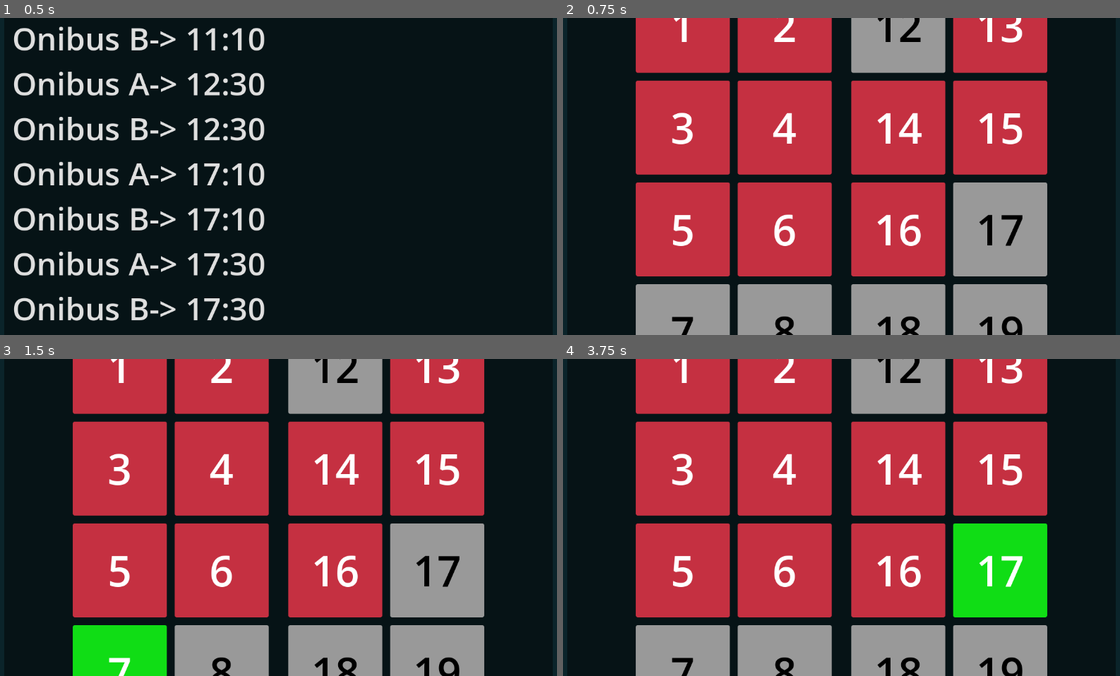
Above: before the commit, frames 1-4 (two rows, left to right).
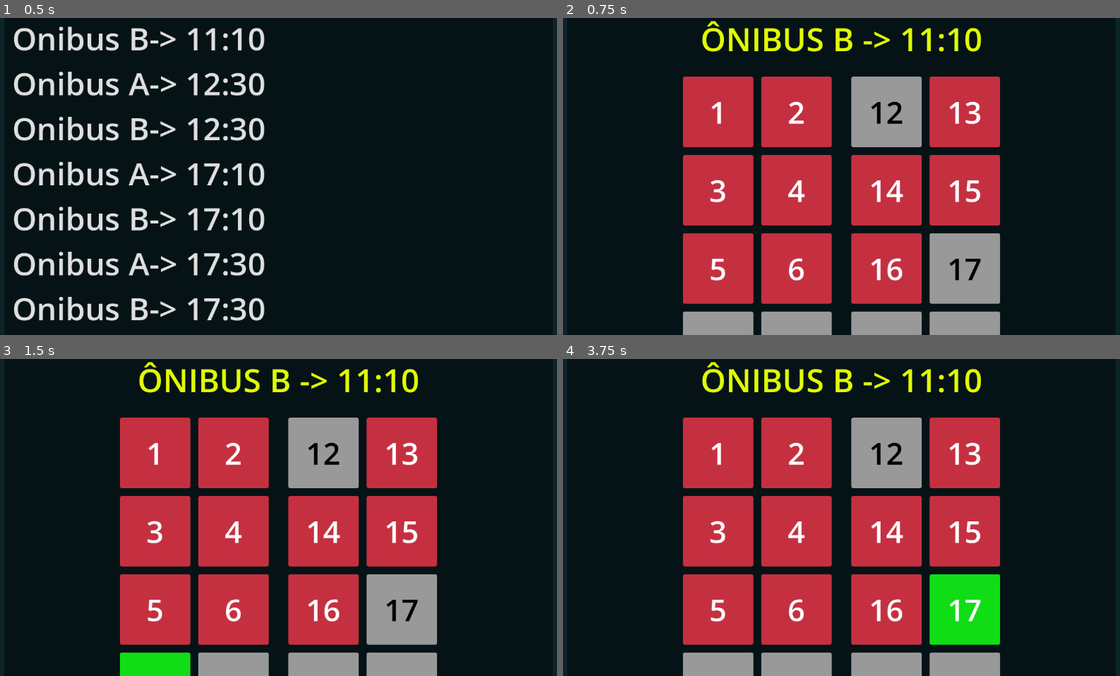
Above: after the commit, the same moments.

Repository: DOGamedev5/IHCRotasIFCE
Game: Godot game, scene res://src/mobileMain/main.tscn
Same seed, same stepped clock (60 frames per second), same inputs: the game is played once before the commit and once after it. This scene is started directly instead of the project's main scene.
Inputs (mouse positions are in pixels of both pictures, inside the frame that each line leads up to):
- Up to frame 1 (0.5 s): no input
- Up to frame 2 (0.75 s): click "Onibus B-> 11:10" at 0.5 s
- Up to frame 3 (1.5 s): click (122, 672) at 1.25 s, where only the run before the commit has a clickable "7"
- Up to frame 4 (3.75 s): click "12" at 2 s; click (785, 672) at 2.75 s, where only the run before the commit has a clickable "8"; click "17" at 3.5 s

Frame 1 is identical in both runs. In frame 2, 44% of the frame differs, in the area x 13-87%, y 0-100%; in frame 3, 45%; in frame 4, 45%.
Error in both runs: Invalid call. Nonexistent function 'isAluno' in base 'Control (main.gd)'. (res://src/reservasVisualize/acentos.gd:29)

Commit message:
mobile adjust and rotas system]

Diff:
--- a/src/desktopMain/main.tscn
+++ b/src/desktopMain/main.tscn
@@ -55,6 +55,12 @@
 corner_radius_bottom_left = 8
 expand_margin_left = 4.0
 expand_margin_right = 4.0
+
+[sub_resource type="StyleBoxLine" id="StyleBoxLine_l7oil"]
+color = Color(0.9817568, 1, 0.22658296, 0.68600005)
+grow_begin = -16.0
+grow_end = -16.0
+vertical = true
 
 [sub_resource type="StyleBoxFlat" id="StyleBoxFlat_dg77c"]
 bg_color = Color(0, 0.41570994, 0.2305767, 1)
@@ -217,6 +223,11 @@
 [node name="list" type="VBoxContainer" parent="MarginContainer/VBoxContainer/visualize/rotasInfo/margin" unique_id=283445893]
 layout_mode = 2
 
+[node name="ColorRect" type="VSeparator" parent="MarginContainer/VBoxContainer/visualize/rotasInfo" unique_id=817595376]
+layout_mode = 2
+theme_override_constants/separation = 6
+theme_override_styles/separator = SubResource("StyleBoxLine_l7oil")
+
 [node name="rotaInfo" type="MarginContainer" parent="MarginContainer/VBoxContainer/visualize/rotasInfo" unique_id=1953457855]
 layout_mode = 2
 size_flags_horizontal = 3
@@ -243,6 +254,11 @@
 - Predio do Padre (ponto de onibus)
 - Posto Acopiara
 - Nossa Senhora Aparecida"
+
+[node name="ColorRect2" type="VSeparator" parent="MarginContainer/VBoxContainer/visualize/rotasInfo" unique_id=1508144598]
+layout_mode = 2
+theme_override_constants/separation = 6
+theme_override_styles/separator = SubResource("StyleBoxLine_l7oil")
 
 [node name="acentos" parent="MarginContainer/VBoxContainer/visualize/rotasInfo" unique_id=1835582175 instance=ExtResource("3_h2yge")]
 layout_mode = 2
@@ -280,6 +296,7 @@
 [color=orange]Feriado: [/color] Os onibus não irão fazer a rota no proximo feriado no dia DD/MM/AAAA, portanto não haverá aulas nesse dia."
 
 [node name="login" type="ColorRect" parent="." unique_id=455110791]
+visible = false
 layout_mode = 1
 anchors_preset = 15
 anchor_right = 1.0
--- a/src/reservasVisualize/acentoButton/acento_button.gd
+++ b/src/reservasVisualize/acentoButton/acento_button.gd
@@ -4,8 +4,8 @@
 
 func _ready() -> void:
 	if ProjectSettings.get("global/isMobile"):
-		add_theme_font_size_override("font_size", 86)
-		custom_minimum_size = Vector2(48*4, 48*4)
+		add_theme_font_size_override("font_size", 62)
+		custom_minimum_size = Vector2(48*3, 48*3)
 
 func setup(id : int, occupied : bool, reserved : bool):
 	text = str(id)
--- a/src/reservasVisualize/acentos.gd
+++ b/src/reservasVisualize/acentos.gd
@@ -17,7 +17,7 @@
 func _ready() -> void:
 	if ProjectSettings.get("global/isMobile"):
 		textName.add_theme_font_size_override("font_size", 48+18)
-		reservBtn.add_theme_font_size_override("font_size", 36+18)
+		reservBtn.add_theme_font_size_override("font_size", 36+18+9)
 
 func setup(info : RotaObject, id : int):
 	textName.text = "ÔNIBUS {0} -> {1}".format([info.nome, info.horario])
--- a/src/rotasInfo.gd
+++ b/src/rotasInfo.gd
@@ -21,6 +21,31 @@
 
 @export var reservarAcentos : Control
 
+@onready var rotasOnibus := {
+	"A" : [
+		"Nova Acopiara",
+		"Centro de Nutrição de Acopiara",
+		"Posto desativado",
+		"Predio do Padre",
+		"Posto Acopiara",
+		"Posto Ipiranga",
+		"Nossa senhora Aparecida",
+		"IFCE - destino Final"
+	],
+	"B" : [
+		"Vila Esperança",
+		"Praça",
+		"Centro de Acopiara",
+		"Liceu",
+		"Rodoviaria",
+		"Posto Ipiranga",
+		"Nossa senhora Aparecida",
+		"IFCE - destino Final"
+	]
+}
+
+@onready var rotaLabel := $rotaInfo/info/rota
+
 # Called when the node enters the scene tree for the first time.
 func _ready() -> void:
 	for i in rotas.size():
@@ -40,6 +65,14 @@
 
 	reservarAcentos.setup(rotas[button.id], button.id)
 
+	if rotasOnibus.has(rotas[button.id].nome):
+
+		var text := ""
+		for r in rotasOnibus[rotas[button.id].nome]:
+			text += "- " + r + "\n"
+
+		rotaLabel.text = text
+
 	changeMobileMode(false)
 
 func changeMobileMode(rotaList : bool):
Not shown, changed: index.html
Not shown, changed: index.pck
